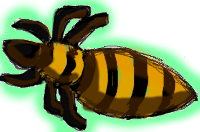
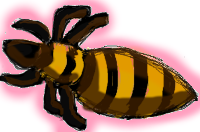
Two versions of the same layered image (200px x 132px). Layer-by-layer changes:
painted on "colours #4" over [0, 0, 200, 132]
